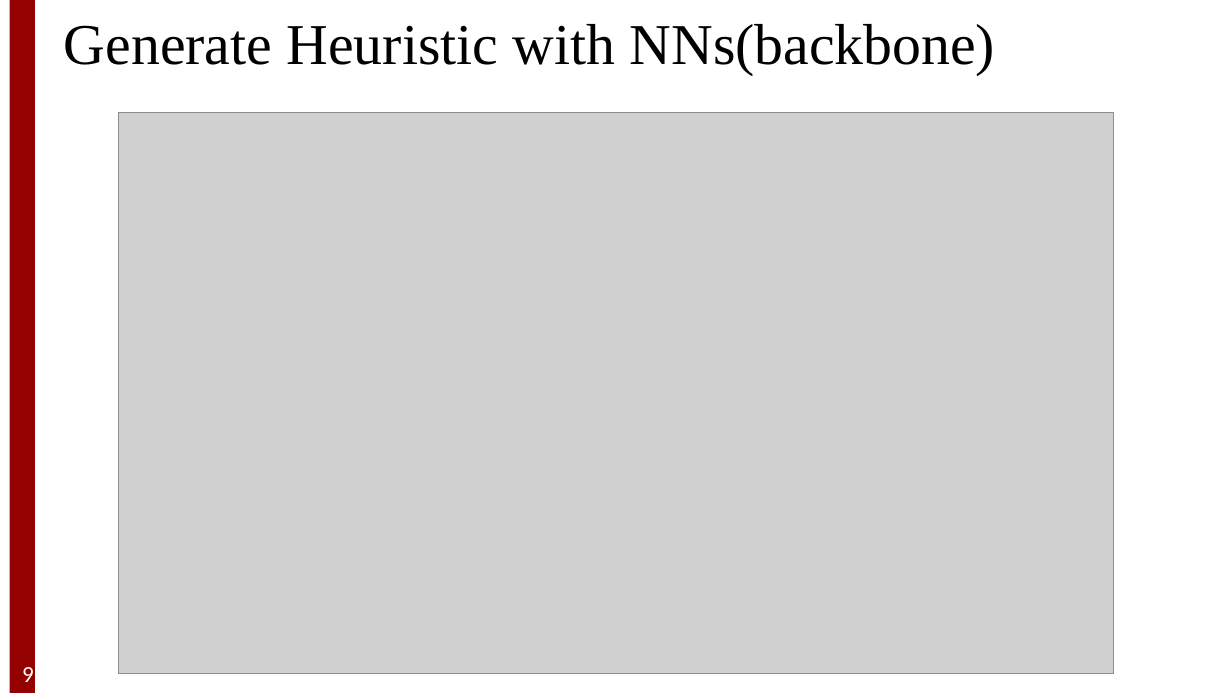
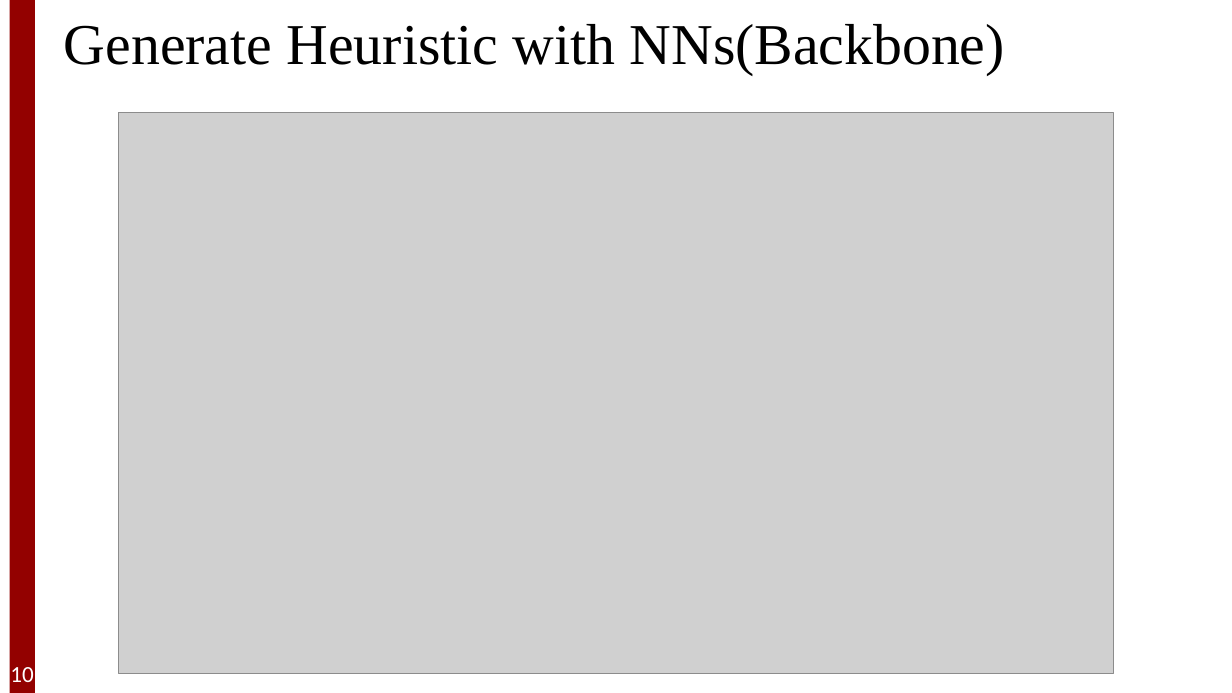
Before and after one commit to Xiaoshan-jun/riskmap, a slide deck: slide 10 of presentation_scitech2024.pptx (slide 9 before the commit). Drawn at 1232x693 pixels with LibreOffice and Linux fonts; fonts in the diff are those of the drawing; grey boxes stand for pictures; background and template pictures are left out. Boxes give left, top, right and bottom in pixels: in the first picture for what was removed or moved away, otherwise in the second. Text is boxed around its words. In the diff, an @@ line names an element or a change of style, - is before the commit and + after.

```diff
--- a/presentation_scitech2024.pptx
+++ b/presentation_scitech2024.pptx
@@ text at [64,24,1005,76]: text changed @@
-Generate Heuristic with NNs(backbone)
+Generate Heuristic with NNs(Backbone)
@@ page number at [10,667,33,682]: text changed @@
-9
+10
```
Also in this commit, not shown: 8 other slides changed, 2 slides added.
